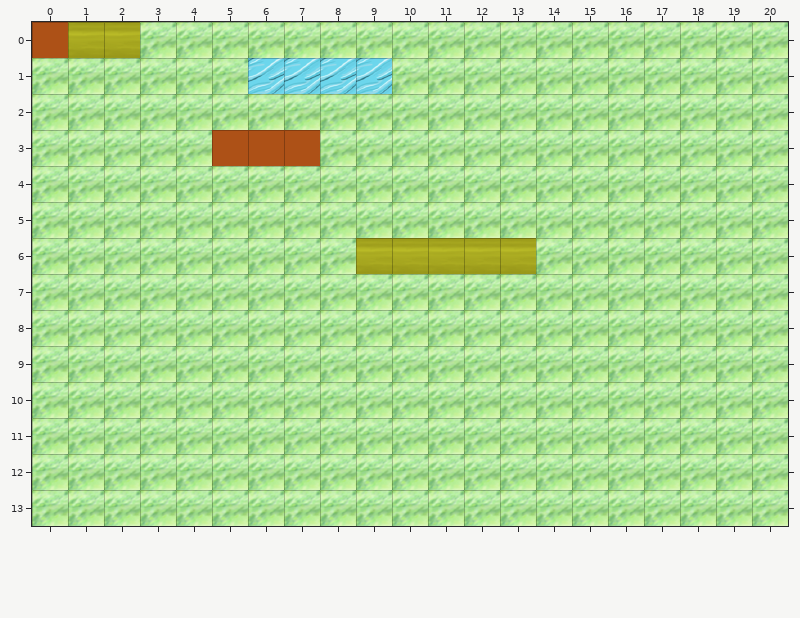
Tiled map -- src/server/maps/0,0.tmx. That is the earlier state.
Cells are 64x64 px. Shown: x 0..20, y 0..13.
Once edited:
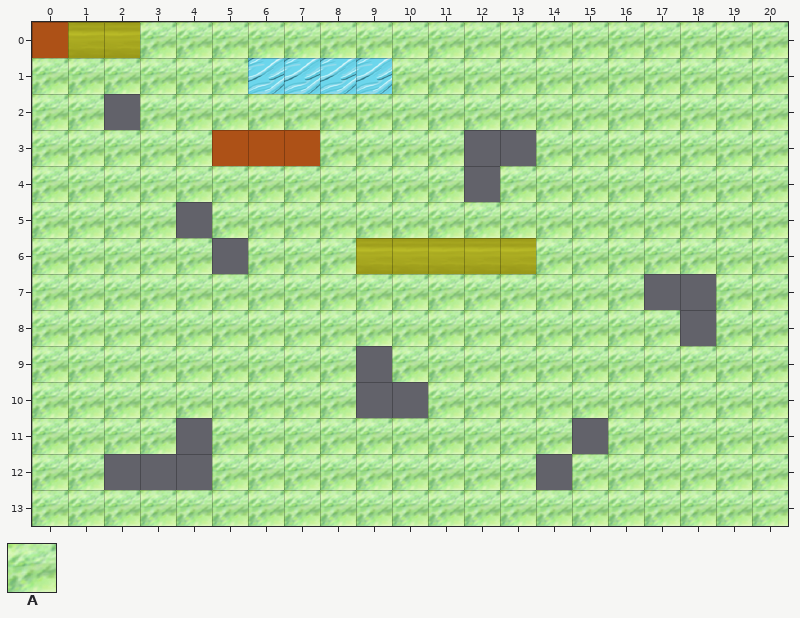
Key: from "Terrain": A 1.
_ is an empty cell.
What changed:
Layer "Tile Layer 1":
y 2: x 2 A -> _
y 3: x 12..13 AA -> __
y 4: x 12 A -> _
y 5: x 4 A -> _
y 6: x 5 A -> _
y 7: x 17..18 AA -> __
y 8: x 18 A -> _
y 9: x 9 A -> _
y 10: x 9..10 AA -> __
y 11: x 4 A -> _; x 15 A -> _
y 12: x 2..4 AAA -> ___; x 14 A -> _
Changed places in both pictures, as pixel boxes (x1, y1, x2, y2):
removed: (104, 94, 140, 130)
removed: (464, 130, 536, 202)
removed: (176, 202, 248, 274)
removed: (644, 274, 716, 346)
removed: (356, 346, 428, 418)
removed: (104, 418, 212, 490)
removed: (536, 418, 608, 490)
